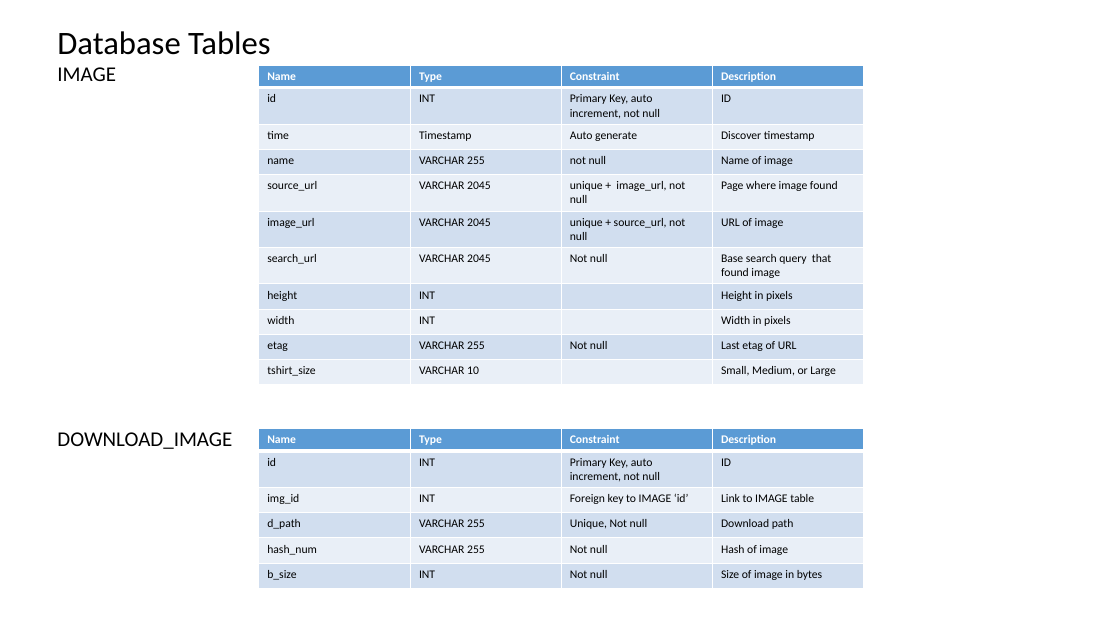
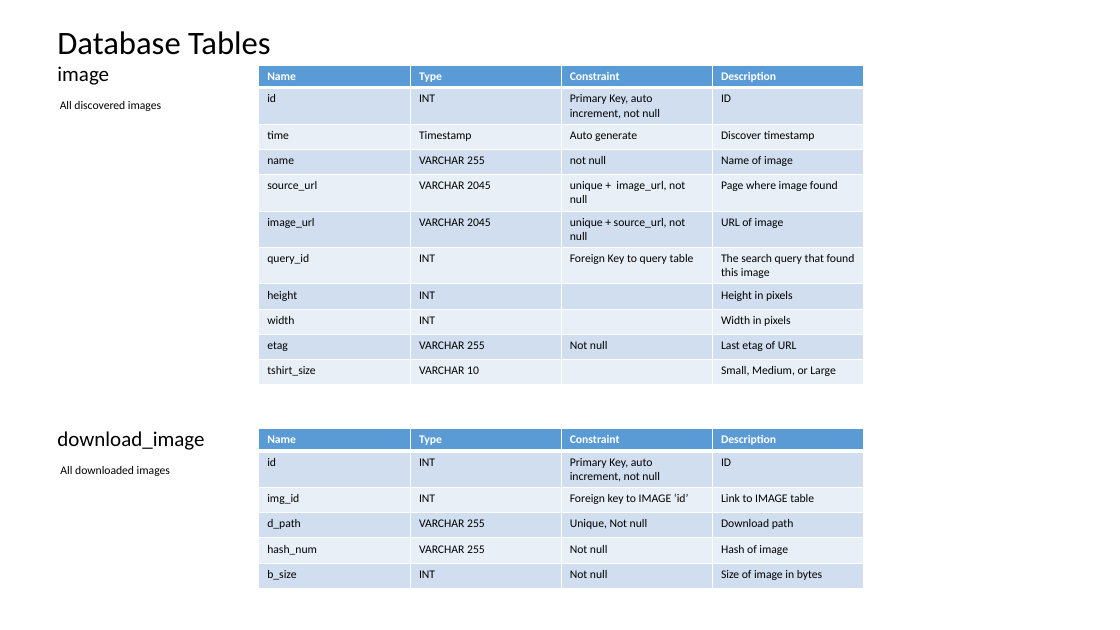
Before and after one commit to datim/squid, a slide deck: slide 3 of docs/design.pptx (slide 5 before the commit). Drawn at 1120x630 pixels with LibreOffice and Linux fonts; fonts in the diff are those of the drawing. Boxes give left, top, right and bottom in pixels: in the first picture for what was removed or moved away, otherwise in the second. Text is boxed around its words. In the diff, an @@ line names an element or a change of style, - is before the commit and + after.

```diff
--- a/docs/design.pptx
+++ b/docs/design.pptx
@@ text at (57,66,109,85): text changed @@
-IMAGE
+image
@@ table at (259,66,865,385) @@
-row 7: search_url | VARCHAR 2045 | Not null | Base search query that found image
+row 7: query_id | INT | Foreign Key to query table | The search query that found this image
@@ text added at (60,101,161,111), 10 pt, text #000000 @@
+All discovered images
@@ text at (57,431,204,450): text changed @@
-DOWNLOAD_IMAGE
+download_image
@@ text added at (60,466,170,476), 10 pt, text #000000 @@
+All downloaded images
```
Also in this commit, not shown: 2 other slides changed, 2 slides added, 3 slides removed, 7 other files.
